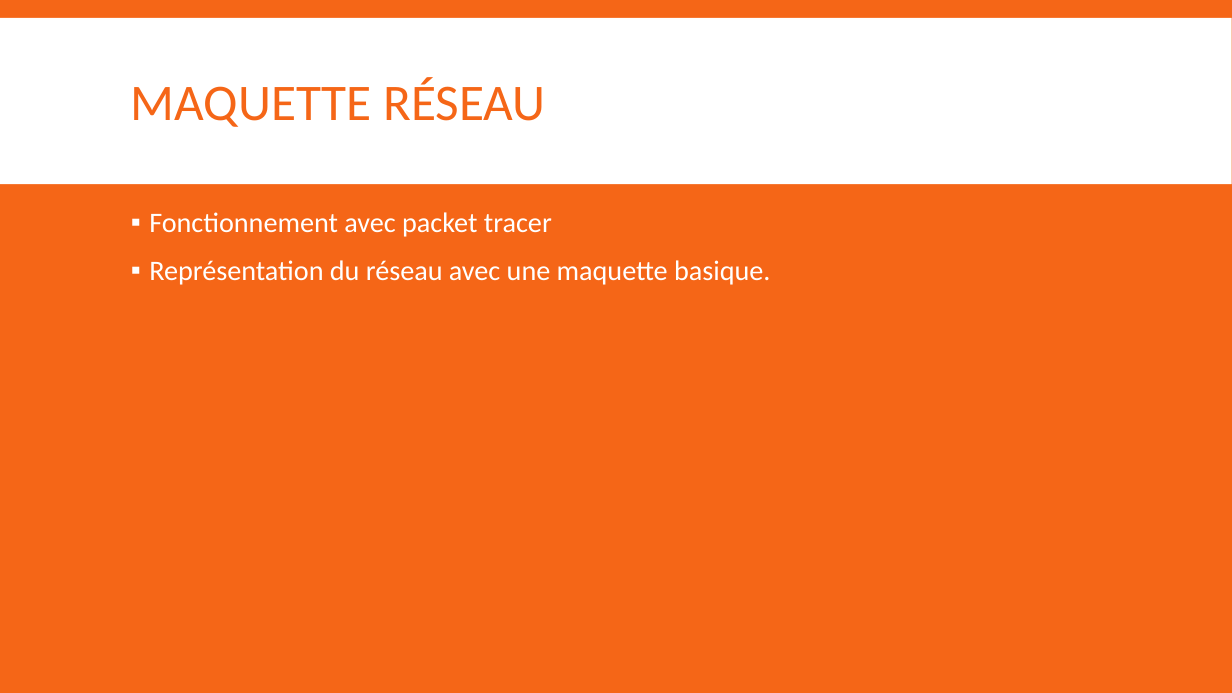
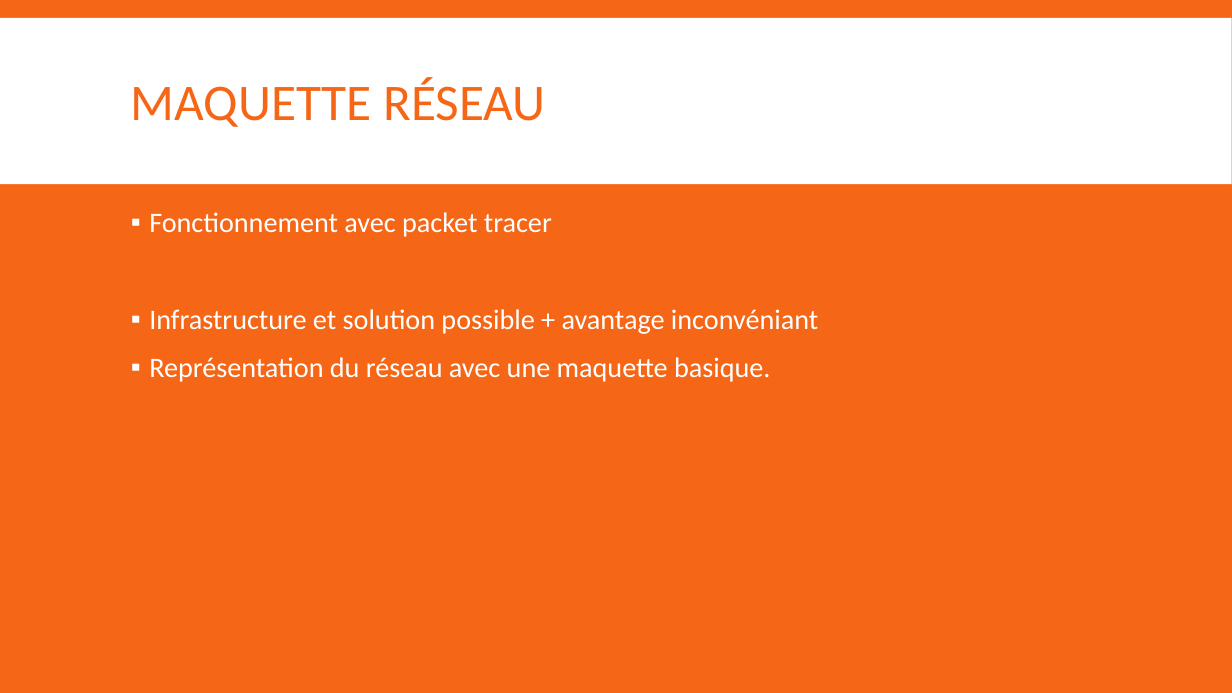
Before and after one commit to Efiria/Carnofluxe, a slide deck: slide 8 of Presentation.pptx (slide 7 before the commit). Drawn at 1232x693 pixels with LibreOffice and Linux fonts; fonts in the diff are those of the drawing. Boxes give left, top, right and bottom in pixels: in the first picture for what was removed or moved away, otherwise in the second. Text is boxed around its words. In the diff, an @@ line names an element or a change of style, - is before the commit and + after.

```diff
--- a/Presentation.pptx
+++ b/Presentation.pptx
@@ text at <box>149,309,818,334</box>: paragraph added @@
+▪ Infrastructure et solution possible + avantage inconvéniant
```
Also in this commit, not shown: 2 other slides changed, 2 slides added, 1 slide removed.
